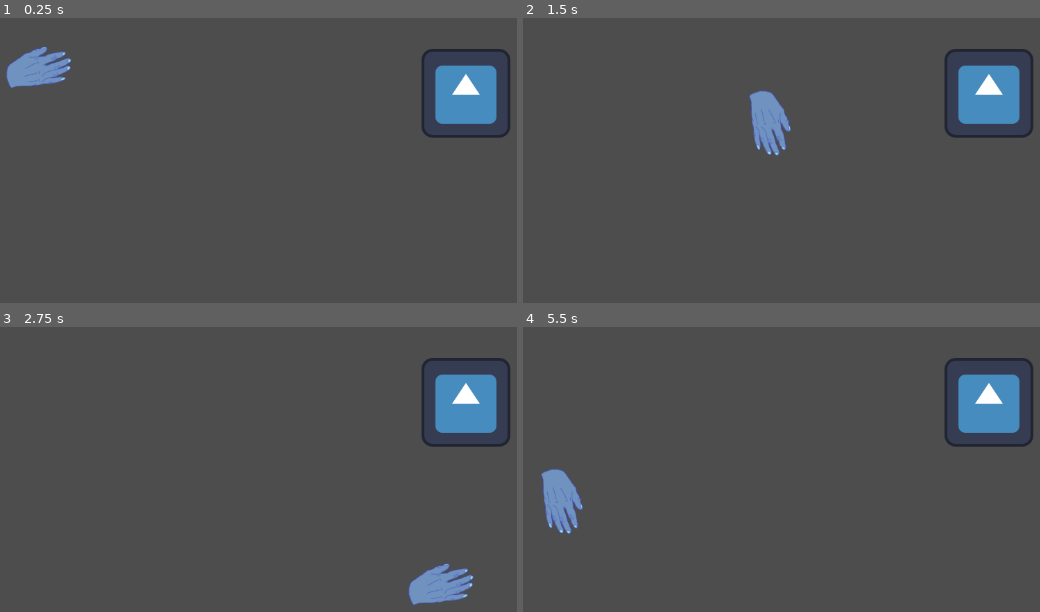
Above: before the commit, frames 1-4 (two rows, left to right).
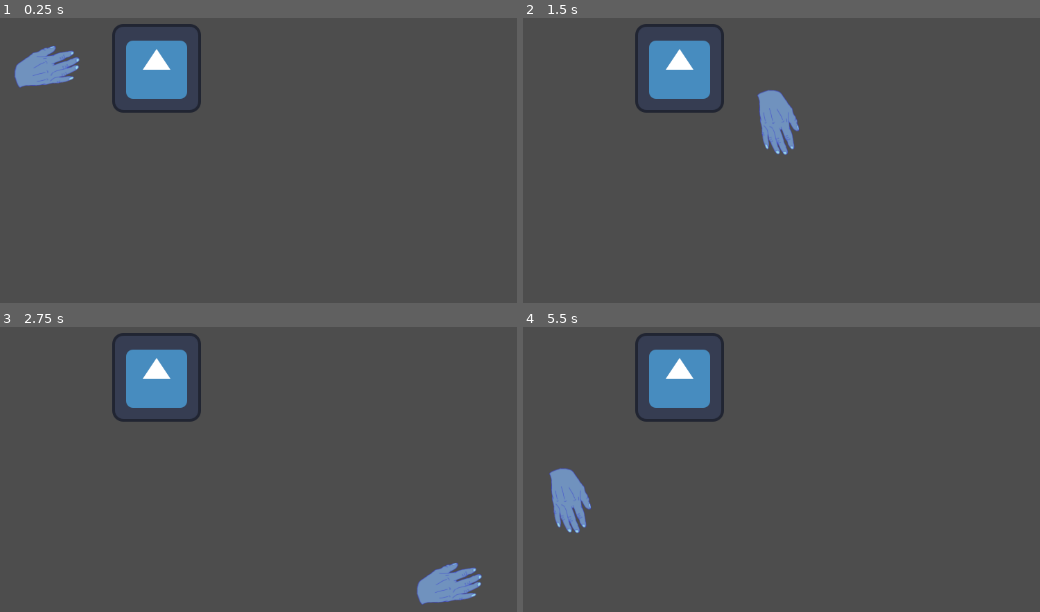
Above: after the commit, the same moments.

Repository: AustinSB/moving_hand_game
Game: Godot game, scene res://main.tscn
The game is run twice, just before and just after one commit, with the same random seed, the same clock (stepped at 60 frames per second) and the same inputs. The engine's default icon, where the game draws it, is replaced by a stand-in: a white triangle on a blue panel in a dark square.
Inputs:
- Up to frame 1 (0.25 s): no input
- Up to frame 2 (1.5 s): tap Enter at 0.5 s; hold D 0.53-1.28 s; hold S from 1.28 s (still down)
- Up to frame 3 (2.75 s): release S at 2.03 s; hold D from 2.03 s (still down)
- Up to frame 4 (5.5 s): release D at 2.78 s; hold W 2.78-3.53 s; hold A 3.53-5.03 s; hold S from 5.03 s (still down)

The runs differ from the first frame. In frame 1, 6.9% of the frame differs, in the area x 1-99%, y 2-43%; in frame 2, 7.1%; in frame 3, 6.9%; in frame 4, 7.2%, in the area x 3-99%, y 2-73%.

Commit message:
Fix box scene
Change parent node to Area2D

Diff:
--- a/Player Hand/player.gd
+++ b/Player Hand/player.gd
@@ -2,7 +2,7 @@
 
 var speed = 400
 
-func _process(delta: float) -> void:
+func _process(_delta: float) -> void:
 	velocity = Vector2.ZERO
 
 	if Input.is_key_pressed(KEY_D):
--- a/box.gd
+++ b/box.gd
@@ -1 +1,4 @@
-extends StaticBody2D
+extends Area2D
+
+func _on_body_entered(_body: Node2D) -> void:
+	print("body entered")
--- a/box.tscn
+++ b/box.tscn
@@ -1,20 +1,19 @@
-[gd_scene load_steps=4 format=3 uid="uid://xcicak13xa8l"]
+[gd_scene load_steps=4 format=3 uid="uid://ci5l6buyjftcg"]
 
-[ext_resource type="Texture2D" uid="uid://bt7o8lqmx84l4" path="res://icon.svg" id="1_g2tbl"]
-[ext_resource type="Script" uid="uid://f028vbqjy2s5" path="res://box.gd" id="1_oq5cr"]
+[ext_resource type="Texture2D" uid="uid://bt7o8lqmx84l4" path="res://icon.svg" id="1_wtxi1"]
+[ext_resource type="Script" uid="uid://bl5h4f1upia7y" path="res://box.gd" id="1_yxop3"]
 
-[sub_resource type="RectangleShape2D" id="RectangleShape2D_oq5cr"]
-size = Vector2(125, 121)
+[sub_resource type="RectangleShape2D" id="RectangleShape2D_yxop3"]
+size = Vector2(125, 125)
 
-[node name="Box" type="StaticBody2D"]
+[node name="Box" type="Area2D"]
 z_index = -1
-collision_layer = 2
-collision_mask = 2
-input_pickable = true
-script = ExtResource("1_oq5cr")
+script = ExtResource("1_yxop3")
 
 [node name="CollisionShape2D" type="CollisionShape2D" parent="."]
-shape = SubResource("RectangleShape2D_oq5cr")
+shape = SubResource("RectangleShape2D_yxop3")
 
 [node name="Sprite2D" type="Sprite2D" parent="."]
-texture = ExtResource("1_g2tbl")
+texture = ExtResource("1_wtxi1")
+
+[connection signal="body_entered" from="." to="." method="_on_body_entered"]
--- a/main.tscn
+++ b/main.tscn
@@ -1,14 +1,14 @@
 [gd_scene load_steps=4 format=3 uid="uid://i0dvfun7gy7v"]
 
 [ext_resource type="Script" uid="uid://8266vvxdgh65" path="res://main.gd" id="1_ig7tw"]
-[ext_resource type="PackedScene" uid="uid://xcicak13xa8l" path="res://box.tscn" id="3_1bvp3"]
+[ext_resource type="PackedScene" uid="uid://ci5l6buyjftcg" path="res://box.tscn" id="3_1bvp3"]
 [ext_resource type="PackedScene" uid="uid://o268dgapyma8" path="res://Player Hand/player.tscn" id="3_h2yge"]
 
 [node name="Main" type="Node"]
 script = ExtResource("1_ig7tw")
 
 [node name="Player" parent="." instance=ExtResource("3_h2yge")]
-position = Vector2(63, 76)
+position = Vector2(75, 75)
 
 [node name="Box" parent="." instance=ExtResource("3_1bvp3")]
-position = Vector2(679, 113)
+position = Vector2(233, 77)
Not shown, changed: box.gd.uid
